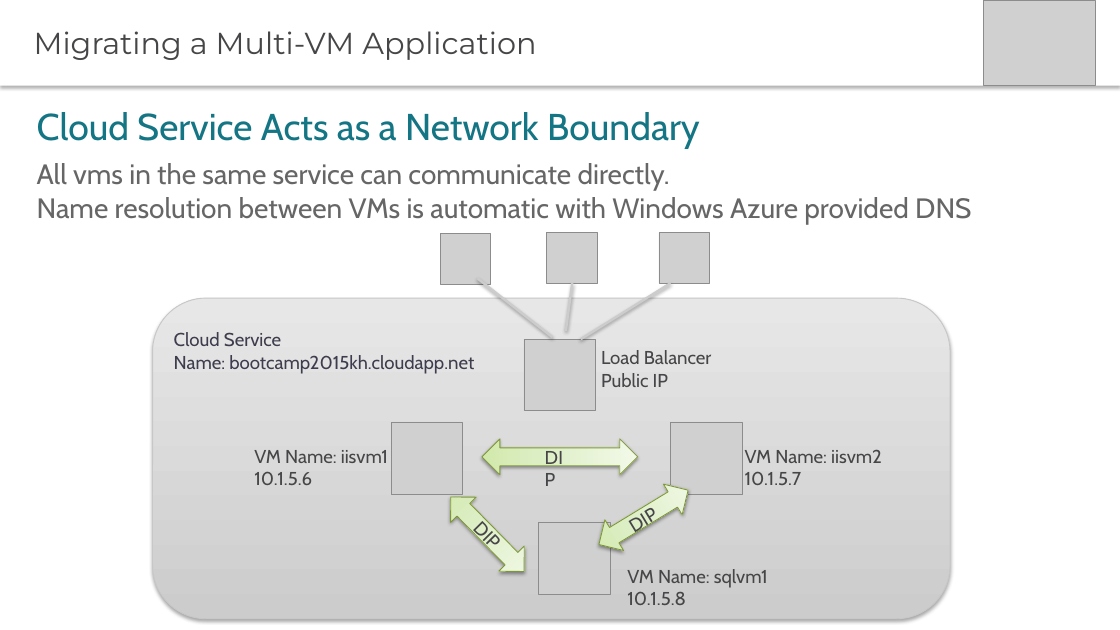
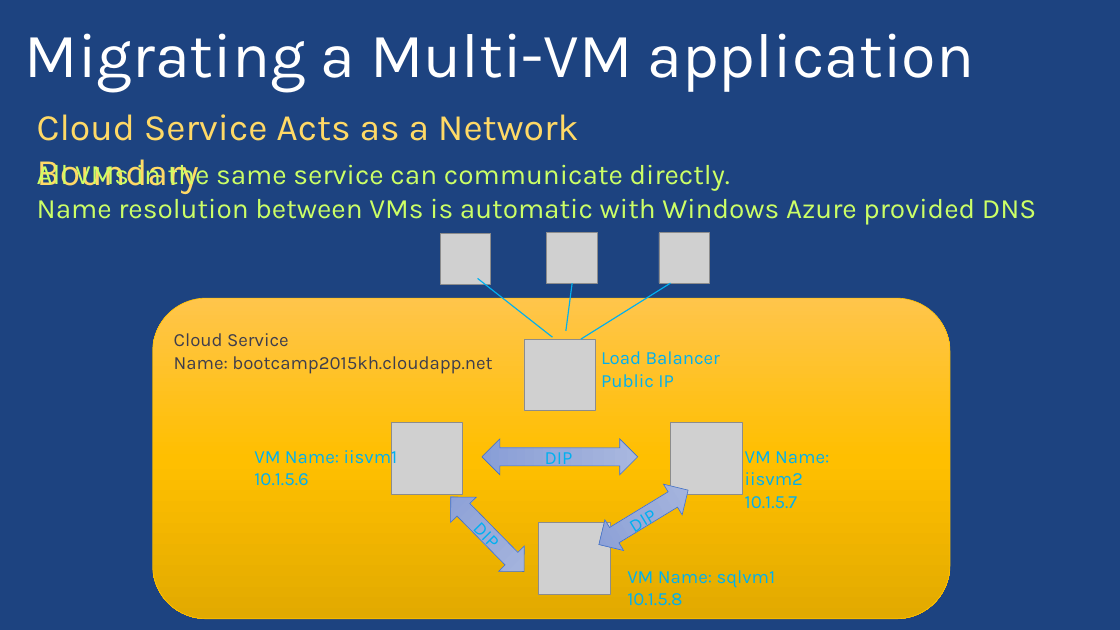
Before and after one commit to PyroJoke/AzureBootcamp2015Kharkiv, a slide deck: slide 28 of Virtual Machines Automated Deployment/Global Azure Bootcamp - Automating Azure VMs with Powershell.pptx (slide 22 before the commit). Drawn at 1120x630 pixels with LibreOffice and Linux fonts; fonts in the diff are those of the drawing; grey boxes stand for pictures; background and template pictures are left out. Boxes give left, top, right and bottom in pixels: in the first picture for what was removed or moved away, otherwise in the second. Text is boxed around its words. In the diff, an @@ line names an element or a change of style, - is before the commit and + after.

```diff
--- a/Virtual Machines Automated Deployment/Global Azure Bootcamp - Automating Azure VMs with Powershell.pptx
+++ b/Virtual Machines Automated Deployment/Global Azure Bootcamp - Automating Azure VMs with Powershell.pptx
@@ background #FFFFFF to picture (left out) @@
@@ title "Migrating a Multi-VM application": place and size @@
-title "Migrating a Multi-VM application" at [0, 0, 1120, 86]
+title "Migrating a Multi-VM application" at [25, 33, 975, 93]
@@ title "Migrating a Multi-VM application" at [25, 33, 975, 93]: vertical alignment middle to bottom; fill #FFFFFF to none; shadow off @@
@@ picture removed at [984, 0, 1096, 86] @@
@@ title at [25, 33, 975, 93]: text changed; size 26 to 54 pt; font Montserrat to Karla; text colour #464547 to #FFFFFF @@
-Migrating a Multi-VM Application
+Migrating a Multi-VM application
@@ text "Cloud Service Acts as a ..." at [37, 114, 579, 194]: font Cabin to Karla, text colour #137584 to #FFD966 @@
@@ text at [37, 159, 730, 191]: text changed; font Cabin to Karla; text colour #666666 to #CCFF66 @@
-All vms in the same service can communicate directly.
+All VMs in the same service can communicate directly.
@@ text at [37, 193, 1037, 225]: font Cabin to Karla, text colour #666666 to #CCFF66 in "Name resolution between VMs is automatic with ..." @@
@@ rounded rectangle at [153, 298, 950, 619]: fill gradient #CCCCCC to #E7E7E7 to gradient #FFC64B to #FFC000 to #E3AB00; outline #C8C8C8 0.75 pt to #FFC000 0.5 pt; shadow off @@
@@ line (478, 278) - (553, 337): stroke #CCCCCC 2 pt to #00B0F0 1 pt @@
@@ line (572, 283) - (566, 331): stroke #CCCCCC 2 pt to #00B0F0 1 pt @@
@@ line (670, 283) - (581, 339): stroke #CCCCCC 2 pt to #00B0F0 1 pt @@
@@ text "Cloud Service" at [174, 333, 492, 374]: font Cabin to Karla @@
@@ font Cabin to Karla, text colour #464547 to #00B0F0 in 7 elements at [254, 446, 398, 486], [745, 451, 829, 509], [627, 570, 776, 606], [545, 447, 573, 469], [460, 508, 521, 570], [634, 508, 658, 537], [601, 351, 720, 388] @@
@@ fill gradient #D1E9AB to #DEEEC4 to #F3F9E8 to gradient #A8B7DF to #9AABD9 to #889ED7; outline #7D9836 0.75 pt to #4472C4 0.5 pt; shadow off in 3 elements at [482, 439, 638, 475], [438, 485, 537, 584], [590, 475, 698, 560] @@
```
Also in this commit, not shown: 21 other slides changed, 12 slides added, 4 slides removed, 4 other files.
